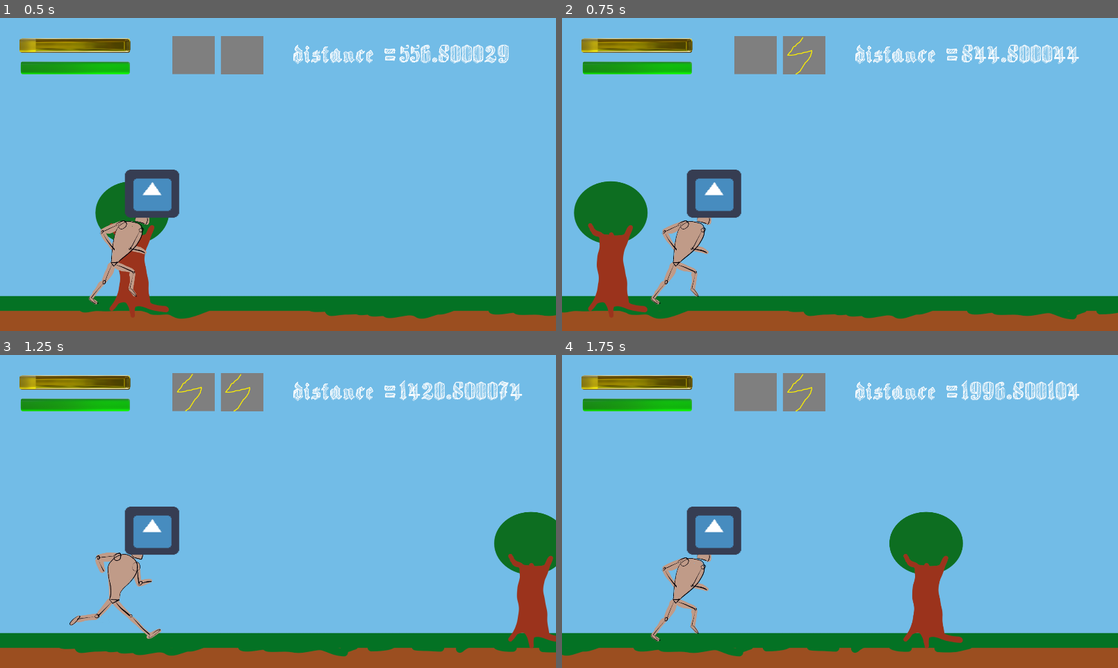
Above: before the commit, frames 1-4 (two rows, left to right).
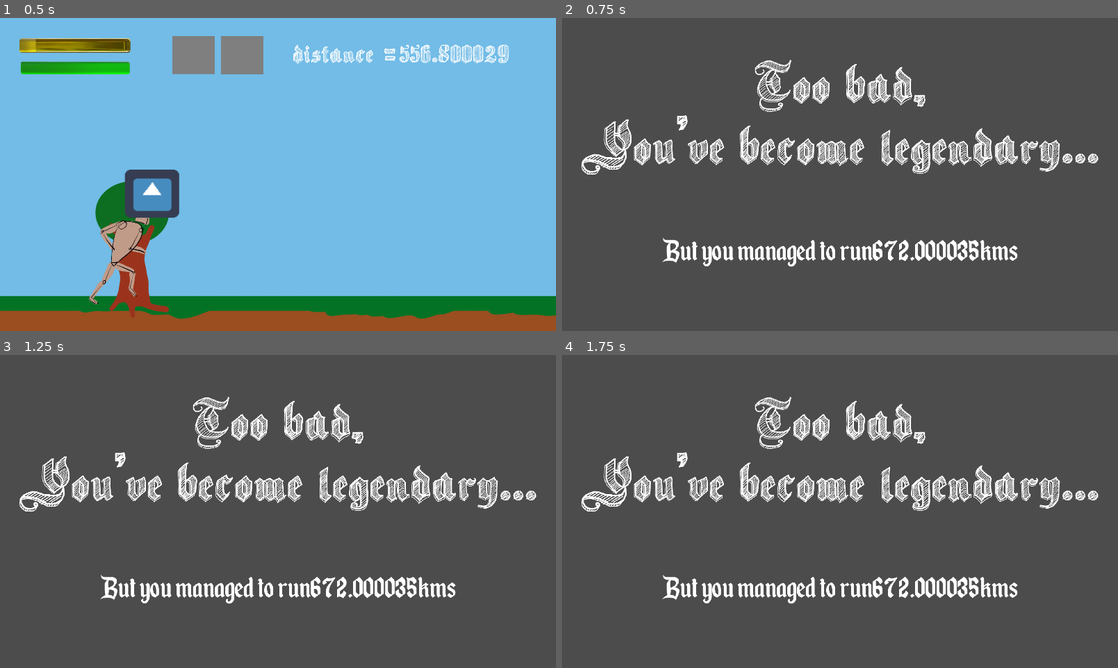
Above: after the commit, the same moments.

Repository: S-Blanco/GMTK_gamejam2023
Game: Godot game, scene res://Src/World/world.tscn
The game is run twice, just before and just after one commit, with the same random seed, the same clock (stepped at 60 frames per second) and the same inputs. The engine's default icon, where the game draws it, is replaced by a stand-in: a white triangle on a blue panel in a dark square.
Inputs:
- Up to frame 1 (0.5 s): no input
- Up to frame 2 (0.75 s): tap Enter at 0.5 s; hold Right (ui_right) from 0.53 s (still down); hold A (test, bound only after the commit) from 0.53 s (still down)
- Up to frame 3 (1.25 s): keep holding Right (ui_right); keep holding A (test, bound only after the commit); tap Space at 0.77 s
- Up to frame 4 (1.75 s): release Right (ui_right) at 1.28 s; release A (test, bound only after the commit) at 1.28 s; tap A (test, bound only after the commit) at 1.35 s; tap Space at 1.52 s

Frame 1 is identical in both runs. In frame 2, 99% of the frame differs, in the area x 0-100%, y 0-100%; in frame 3, 99%; in frame 4, 99%.

Commit message:
Endgame a bit better implemented

Diff:
--- /dev/null
+++ b/Game/Src/UI/EndgameScreen.gd
@@ -0,0 +1,18 @@
+extends Node2D
+
+
+onready var lost_legend = $CanvasLayer/LostLabel_Legend
+onready var lost_rubbish = $CanvasLayer/LostLabel_Rubbish
+onready var label = $CanvasLayer/Label
+
+func _process(delta):
+	if GlobalVariables.glory >= 0.2:
+		lost_legend.visible = true
+		label.visible = true
+
+	if GlobalVariables.glory <= 0:
+		lost_rubbish.visible = true
+		label.visible = true
+
+	if GlobalVariables.distance >= 0:
+		label.text = "But you managed to run" +str(GlobalVariables.distance) + "kms"
--- a/Game/Src/UI/EndgameScreen.tscn
+++ b/Game/Src/UI/EndgameScreen.tscn
@@ -1,7 +1,8 @@
-[gd_scene load_steps=6 format=2]
+[gd_scene load_steps=7 format=2]
 
 [ext_resource path="res://Fonts/Sketch Gothic School.ttf" type="DynamicFontData" id=1]
 [ext_resource path="res://Fonts/Enchanted Land.otf" type="DynamicFontData" id=2]
+[ext_resource path="res://Src/UI/EndgameScreen.gd" type="Script" id=3]
 
 [sub_resource type="DynamicFont" id=1]
 size = 200
@@ -16,10 +17,12 @@
 font_data = ExtResource( 2 )
 
 [node name="EndgameScreen" type="Node2D"]
+script = ExtResource( 3 )
 
 [node name="CanvasLayer" type="CanvasLayer" parent="."]
 
 [node name="LostLabel_Legend" type="Label" parent="CanvasLayer"]
+visible = false
 anchor_left = 0.5
 anchor_right = 0.5
 margin_left = -893.0
@@ -45,6 +48,7 @@
 align = 1
 
 [node name="Label" type="Label" parent="CanvasLayer"]
+visible = false
 anchor_left = 0.5
 anchor_top = 1.0
 anchor_right = 0.5
--- a/Game/Src/World/world.gd
+++ b/Game/Src/World/world.gd
@@ -9,6 +9,8 @@
 onready var lost_rubbish = $EndgameScreen/CanvasLayer/LostLabel_Rubbish
 onready var label = $EndgameScreen/CanvasLayer/Label
 
+
+
 func _process(_delta):
 
 
@@ -16,17 +18,17 @@
 		gloryUI.set_glory(GlobalVariables.glory)
 
 	if GlobalVariables.glory >= gloryUI.max_glory:
-		lost_legend.visible = true
-		label.visible = true
-
-	if GlobalVariables.glory <= 0:
-		lost_rubbish.visible = true
-		label.visible = true
-
+		get_tree().change_scene("res://Src/UI/EndgameScreen.tscn")
 
 	if GlobalVariables.distance > 0:
 		dist.text = "distance =" +str(GlobalVariables.distance)
-		label.text = "But you managed to run" +str(GlobalVariables.distance) + "kms"
+
 
 	if GlobalVariables.damage > 0:
 		healthUI.set_damage(GlobalVariables.damage)
+
+	if GlobalVariables.damage >= healthUI.max_damage:
+		pass #(here is where we would bring in the next character to pick up the sword)
+
+	if Input.is_action_pressed("test"):  #Just to demonstrate that if the button is pressed scene changes to end.
+		GlobalVariables.glory +=0.2
--- a/Game/Src/World/world.tscn
+++ b/Game/Src/World/world.tscn
@@ -33,12 +33,6 @@
 
 [node name="EndgameScreen" parent="." instance=ExtResource( 6 )]
 position = Vector2( 68, 132 )
-
-[node name="LostLabel_Legend" parent="EndgameScreen/CanvasLayer" index="0"]
-visible = false
-
-[node name="Label" parent="EndgameScreen/CanvasLayer" index="2"]
-visible = false
 
 [node name="CanvasLayer" type="CanvasLayer" parent="."]
 
--- a/Game/project.godot
+++ b/Game/project.godot
@@ -51,6 +51,14 @@
 
 common/drop_mouse_on_gui_input_disabled=true
 
+[input]
+
+test={
+"deadzone": 0.5,
+"events": [ Object(InputEventKey,"resource_local_to_scene":false,"resource_name":"","device":0,"alt":false,"shift":false,"control":false,"meta":false,"command":false,"pressed":false,"scancode":0,"physical_scancode":65,"unicode":0,"echo":false,"script":null)
+ ]
+}
+
 [physics]
 
 common/enable_pause_aware_picking=true
